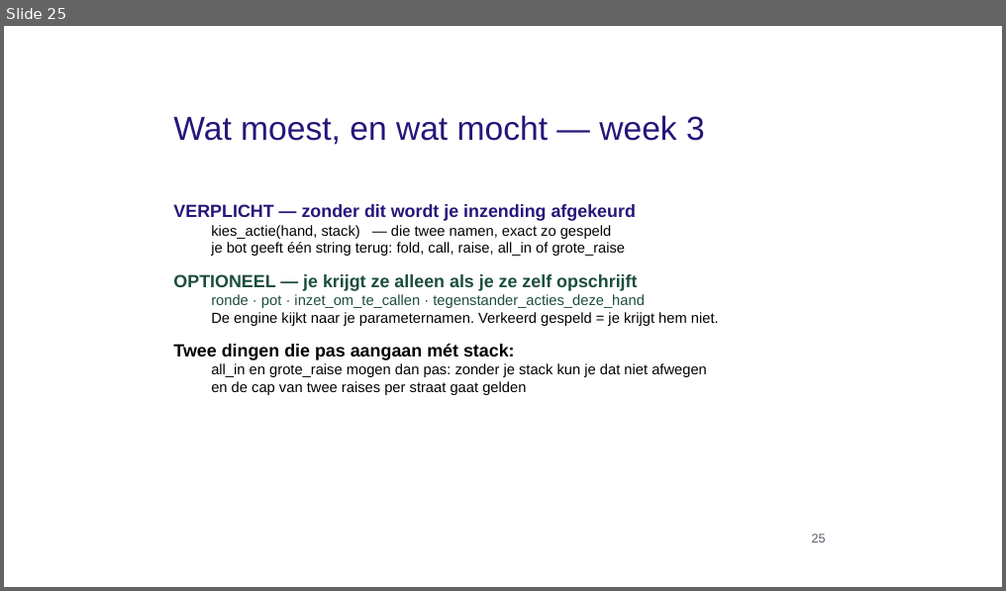
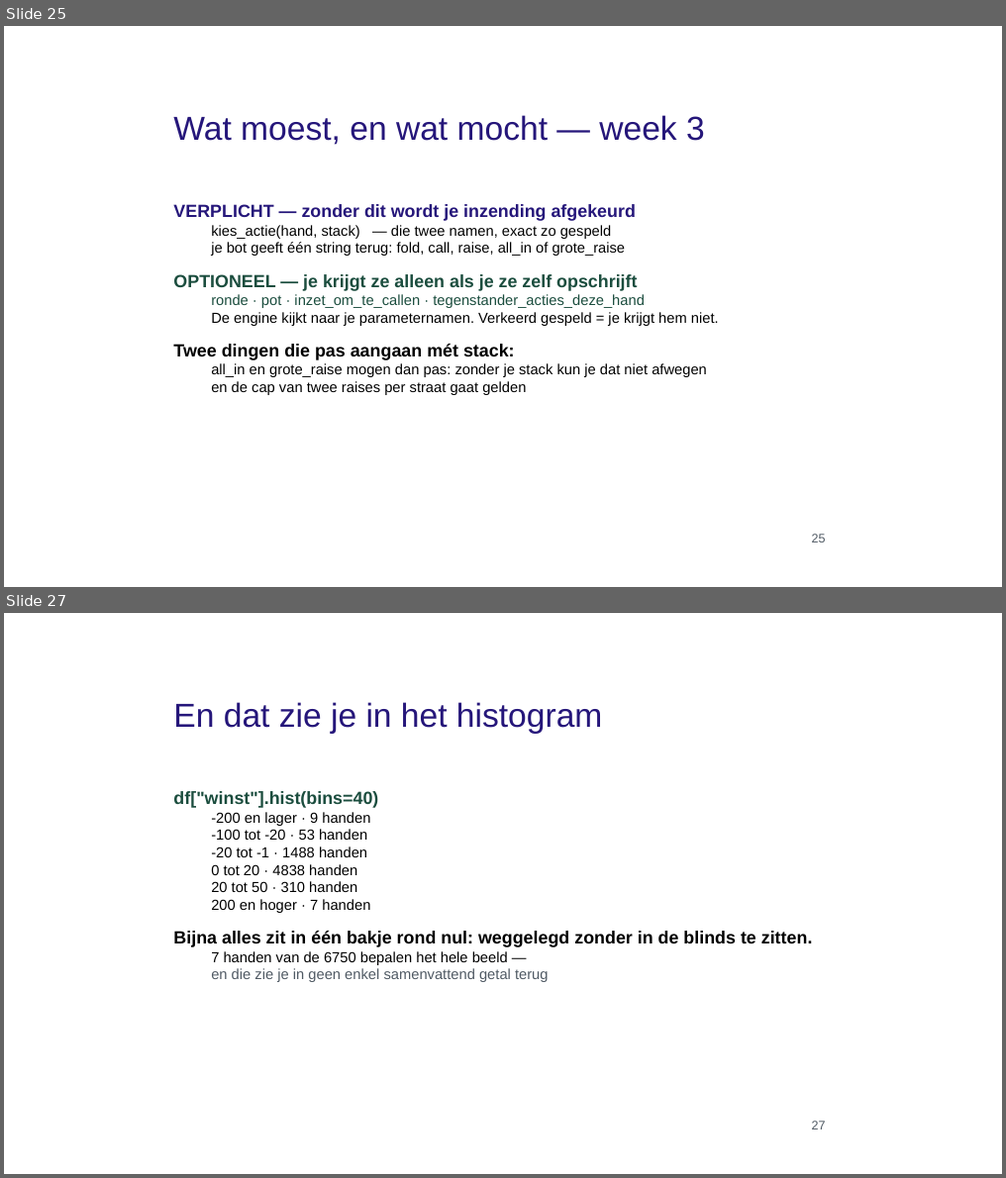
Before and after one commit to finturion/poker-analytics-challenge, a slide deck: powerpoints/hoorcollege/03_Exploring_Manipulating_Data_aangevuld.pptx. Shown one above the other, each under a label of ours: slide 25 before the commit, slides 25 and 27 after it; the slides between them are not shown. The pictures are 1006x591 and 1006x1178 pixels, drawn with LibreOffice and Linux fonts; fonts in the diff are those of the drawing; background and template pictures are left out. Boxes give left, top, right and bottom in pixels: in the first picture for what was removed or moved away, otherwise in the second. Text is boxed around its words. In the diff, an @@ line names an element or a change of style, - is before the commit and + after.

```diff
--- a/powerpoints/hoorcollege/03_Exploring_Manipulating_Data_aangevuld.pptx
+++ b/powerpoints/hoorcollege/03_Exploring_Manipulating_Data_aangevuld.pptx
@@ slide 27 added at [4, 613, 1002, 1174], background picture (left out) @@
@@ text added at [173, 702, 602, 734], 32 pt, text #25167A @@
+En dat zie je in het histogram
@@ text added at [173, 791, 813, 982], 14 pt, text #000000 @@
+df["winst"].hist(bins=40)
+  -200 en lager · 9 handen
+  -100 tot -20 · 53 handen
+  -20 tot -1 · 1488 handen
+  0 tot 20 · 4838 handen
+  20 tot 50 · 310 handen
+  200 en hoger · 7 handen
+Bijna alles zit in één bakje rond nul: weggelegd zonder in de blinds te zitten.
+  7 handen van de 6750 bepalen het hele beeld —
+  en die zie je in geen enkel samenvattend getal terug
@@ text added at [812, 1121, 826, 1130], 12 pt, text #505A64 @@
+27
```
Also in this commit, not shown: 7 slides changed, 2 other slides added, 5 other files.
